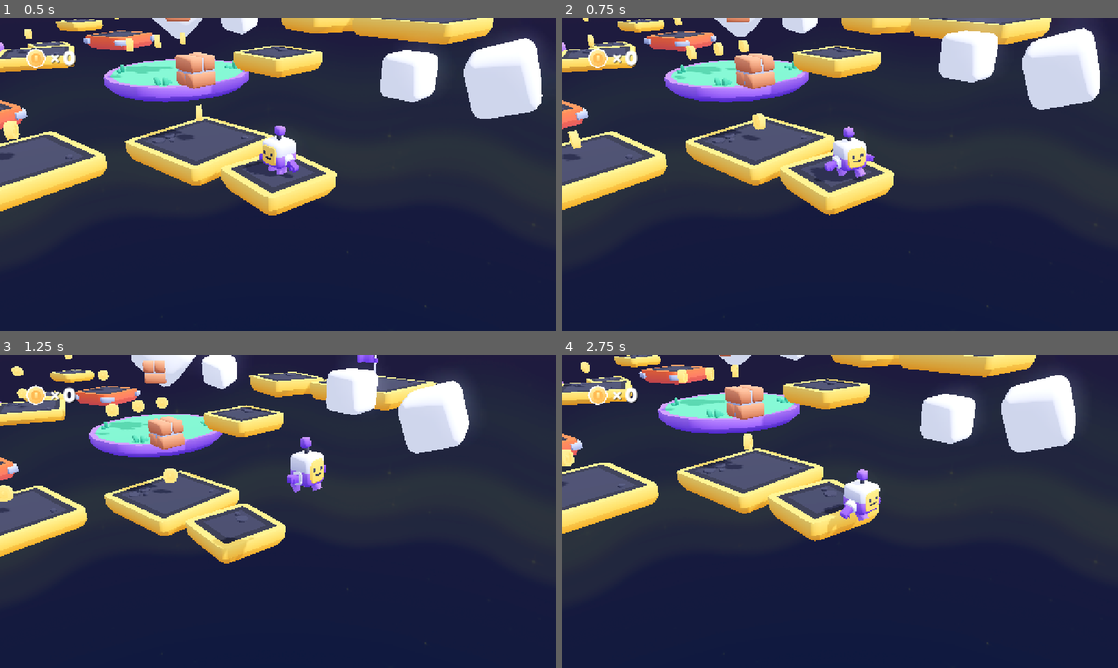
Above: before the commit, frames 1-4 (two rows, left to right).
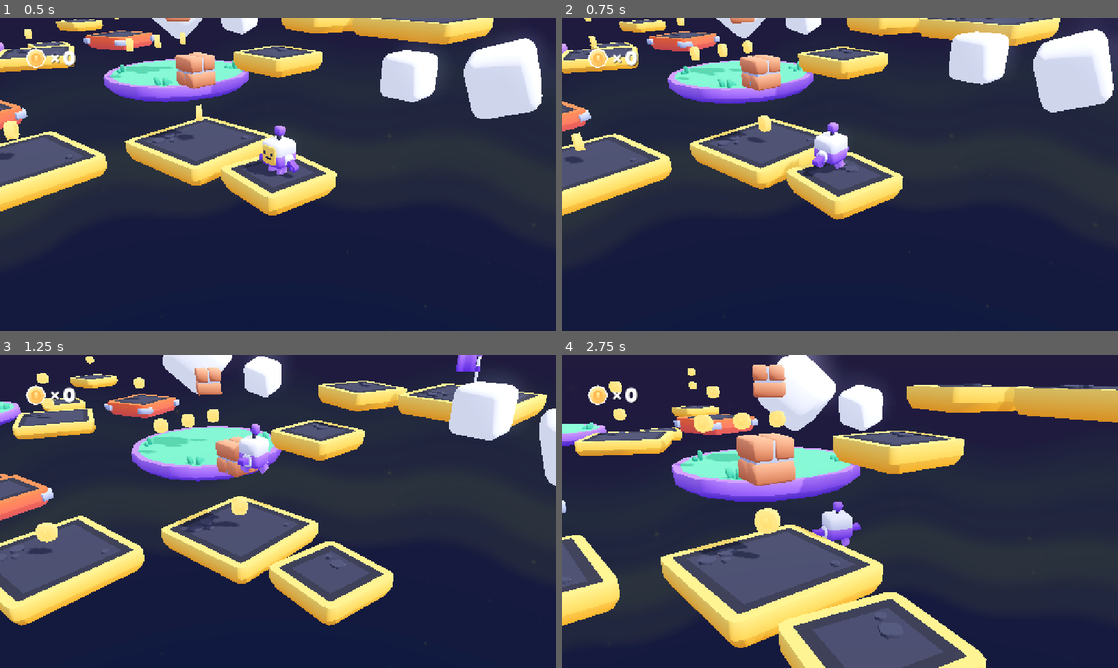
Above: after the commit, the same moments.

Repository: ManOfDuck/GameU-3d-platformer
Game: Godot game, scene res://scenes/main.tscn
Same seed, same stepped clock (60 frames per second), same inputs: the game is played once before the commit and once after it.
Inputs (mouse positions are in pixels of both pictures, inside the frame that each line leads up to):
- Up to frame 1 (0.5 s): no input
- Up to frame 2 (0.75 s): move the mouse to (962, 158) at 0.52 s; hold D (move_right) from 0.53 s (still down); hold Right mouse button (rotate_camera_uncaptured, bound only af… from 0.53 s (still down); click (962, 158) at 0.67 s
- Up to frame 3 (1.25 s): keep holding D (move_right); keep holding Right mouse button (rotate_camera_uncaptured, bound only af…; tap Space (jump) at 0.77, 1.07 s; tap Shift (toggle_mouse_capture_mode, bound only after the comm… at 0.8 s
- Up to frame 4 (2.75 s): move the mouse to (728, 527) at 1.27 s; release D (move_right) at 1.28 s; release Right mouse button (rotate_camera_uncaptured, bound only af… at 1.28 s; hold S (move_back) 1.28-2.03 s; tap Shift (toggle_mouse_capture_mode, bound only after the comm… at 1.35 s; click (728, 527) at 1.42 s; tap Space (jump) at 1.52, 1.55, 1.82, 2.1 s; move the mouse to (895, 442) at 2.02 s; hold D (move_right) from 2.03 s (still down); hold Right mouse button (rotate_camera_uncaptured, bound only af… from 2.03 s (still down); click (895, 442) at 2.17 s

Frame 1 is identical in both runs. In frame 2, 11% of the frame differs, in the area x 0-100%, y 0-65%; in frame 3, 40%; in frame 4, 48%, in the area x 0-100%, y 0-100%.

Commit message:
Improve camera controls

Diff:
--- a/objects/player.tscn
+++ b/objects/player.tscn
@@ -46,6 +46,21 @@
 
 [node name="Character" parent="." instance=ExtResource("2_nero3")]
 
+[node name="leg-left" parent="Character/character/root" index="0"]
+transform = Transform3D(1.0000001, 0, 0, 0, 1, 0, 0, 0, 1.0000001, 0.125, 0.17625, -0.02375)
+
+[node name="leg-right" parent="Character/character/root" index="1"]
+transform = Transform3D(1.0000001, 0, 0, 0, 1, 0, 0, 0, 1.0000001, -0.125, 0.17625, -0.023750002)
+
+[node name="torso" parent="Character/character/root" index="2"]
+transform = Transform3D(1, 0, 0, 0, 0.9999993, 0, 0, 0, 0.9999993, -1.80478e-15, 0.17625, -0.02375)
+
+[node name="arm-left" parent="Character/character/root/torso" index="0"]
+transform = Transform3D(0.70710695, 0.70710695, 0, -0.70710695, 0.70710695, 0, 0, 0, 1, 0.3, 0.175, 0)
+
+[node name="arm-right" parent="Character/character/root/torso" index="1"]
+transform = Transform3D(0.70710695, -0.70710695, 0, 0.70710695, 0.70710695, 0, 0, 0, 1, -0.3, 0.1195, 0)
+
 [node name="Shadow" type="Decal" parent="."]
 transform = Transform3D(1, 0, 0, 0, 1, 0, 0, 0, 1, 0, -0.9, 0)
 size = Vector3(1, 2, 1)
@@ -73,7 +88,7 @@
 
 [node name="View" type="Node3D" parent="CameraHolder" node_paths=PackedStringArray("target")]
 unique_name_in_owner = true
-transform = Transform3D(1, 0, 0, 0, 1, 0, 0, 0, 1, 0, 1.8580446, 0)
+transform = Transform3D(-0.99999994, 0, -8.742277e-08, 0, 1, 0, 8.742277e-08, 0, -0.99999994, 0, 2.7162852, -2.5072398)
 script = ExtResource("6_3rerk")
 target = NodePath("../..")
 
--- a/project.godot
+++ b/project.godot
@@ -43,53 +43,58 @@
 "deadzone": 0.25,
 "events": [Object(InputEventKey,"resource_local_to_scene":false,"resource_name":"","device":-1,"window_id":0,"alt_press …(192 unchanged characters)…
 , Object(InputEventJoypadMotion,"resource_local_to_scene":false,"resource_name":"","device":-1,"axis":0,"axis_value":1.0,"script":null)
+, Object(InputEventKey,"resource_local_to_scene":false,"resource_name":"","device":-1,"window_id":0,"alt_pressed":false,"shift_pressed":false,"ctrl_pressed":false,"meta_pressed":false,"pressed":false,"keycode":0,"physical_keycode":4194321,"key_label":0,"unicode":0,"location":0,"echo":false,"script":null)
 ]
 }
 move_left={
 "deadzone": 0.25,
 "events": [Object(InputEventKey,"resource_local_to_scene":false,"resource_name":"","device":-1,"window_id":0,"alt_press …(191 unchanged characters)…
 , Object(InputEventJoypadMotion,"resource_local_to_scene":false,"resource_name":"","device":-1,"axis":0,"axis_value":-1.0,"script":null)
+, Object(InputEventKey,"resource_local_to_scene":false,"resource_name":"","device":-1,"window_id":0,"alt_pressed":false,"shift_pressed":false,"ctrl_pressed":false,"meta_pressed":false,"pressed":false,"keycode":0,"physical_keycode":4194319,"key_label":0,"unicode":0,"location":0,"echo":false,"script":null)
 ]
 }
 move_forward={
 "deadzone": 0.25,
 "events": [Object(InputEventKey,"resource_local_to_scene":false,"resource_name":"","device":-1,"window_id":0,"alt_press …(192 unchanged characters)…
 , Object(InputEventJoypadMotion,"resource_local_to_scene":false,"resource_name":"","device":-1,"axis":1,"axis_value":-1.0,"script":null)
+, Object(InputEventKey,"resource_local_to_scene":false,"resource_name":"","device":-1,"window_id":0,"alt_pressed":false,"shift_pressed":false,"ctrl_pressed":false,"meta_pressed":false,"pressed":false,"keycode":0,"physical_keycode":4194320,"key_label":0,"unicode":0,"location":0,"echo":false,"script":null)
 ]
 }
 move_back={
 "deadzone": 0.25,
 "events": [Object(InputEventKey,"resource_local_to_scene":false,"resource_name":"","device":-1,"window_id":0,"alt_press …(192 unchanged characters)…
 , Object(InputEventJoypadMotion,"resource_local_to_scene":false,"resource_name":"","device":-1,"axis":1,"axis_value":1.0,"script":null)
+, Object(InputEventKey,"resource_local_to_scene":false,"resource_name":"","device":-1,"window_id":0,"alt_pressed":false,"shift_pressed":false,"ctrl_pressed":false,"meta_pressed":false,"pressed":false,"keycode":0,"physical_keycode":4194322,"key_label":0,"unicode":0,"location":0,"echo":false,"script":null)
 ]
 }
 jump={
 "deadzone": 0.5,
 "events": [Object(InputEventKey,"resource_local_to_scene":false,"resource_name":"","device":-1,"window_id":0,"alt_press …(191 unchanged characters)…
 , Object(InputEventJoypadButton,"resource_local_to_scene":false,"resource_name":"","device":-1,"button_index":1,"pressure":0.0,"pressed":true,"script":null)
+, Object(InputEventJoypadButton,"resource_local_to_scene":false,"resource_name":"","device":-1,"button_index":0,"pressure":0.0,"pressed":false,"script":null)
 ]
 }
 camera_left={
 "deadzone": 0.5,
-"events": [Object(InputEventKey,"resource_local_to_scene":fa …(140 unchanged characters)… d":false,"keycode":0,"physical_keycode":4194319,"key_label":0,"unicode":0,"location":0,"echo":false,"script":null)
+"events": [Object(InputEventKey,"resource_local_to_scene":fa …(140 unchanged characters)… d":false,"keycode":0,"physical_keycode":74,"key_label":0,"unicode":106,"location":0,"echo":false,"script":null)
 , Object(InputEventJoypadMotion,"resource_local_to_scene":false,"resource_name":"","device":-1,"axis":2,"axis_value":-1.0,"script":null)
 ]
 }
 camera_right={
 "deadzone": 0.5,
-"events": [Object(InputEventKey,"resource_local_to_scene":fa …(140 unchanged characters)… d":false,"keycode":0,"physical_keycode":4194321,"key_label":0,"unicode":0,"location":0,"echo":false,"script":null)
+"events": [Object(InputEventKey,"resource_local_to_scene":fa …(140 unchanged characters)… d":false,"keycode":0,"physical_keycode":76,"key_label":0,"unicode":108,"location":0,"echo":false,"script":null)
 , Object(InputEventJoypadMotion,"resource_local_to_scene":false,"resource_name":"","device":-1,"axis":2,"axis_value":1.0,"script":null)
 ]
 }
 camera_up={
 "deadzone": 0.5,
-"events": [Object(InputEventKey,"resource_local_to_scene":fa …(140 unchanged characters)… d":false,"keycode":0,"physical_keycode":4194320,"key_label":0,"unicode":0,"location":0,"echo":false,"script":null)
+"events": [Object(InputEventKey,"resource_local_to_scene":fa …(140 unchanged characters)… d":false,"keycode":0,"physical_keycode":73,"key_label":0,"unicode":105,"location":0,"echo":false,"script":null)
 , Object(InputEventJoypadMotion,"resource_local_to_scene":false,"resource_name":"","device":-1,"axis":3,"axis_value":-1.0,"script":null)
 ]
 }
 camera_down={
 "deadzone": 0.5,
-"events": [Object(InputEventKey,"resource_local_to_scene":fa …(140 unchanged characters)… d":false,"keycode":0,"physical_keycode":4194322,"key_label":0,"unicode":0,"location":0,"echo":false,"script":null)
+"events": [Object(InputEventKey,"resource_local_to_scene":fa …(140 unchanged characters)… d":false,"keycode":0,"physical_keycode":75,"key_label":0,"unicode":107,"location":0,"echo":false,"script":null)
 , Object(InputEventJoypadMotion,"resource_local_to_scene":false,"resource_name":"","device":-1,"axis":3,"axis_value":1.0,"script":null)
 ]
 }
@@ -97,12 +102,29 @@
 "deadzone": 0.5,
 "events": [Object(InputEventKey,"resource_local_to_scene":false,"resource_name":"","device":-1,"window_id":0,"alt_press …(196 unchanged characters)…
 , Object(InputEventJoypadMotion,"resource_local_to_scene":false,"resource_name":"","device":-1,"axis":5,"axis_value":1.0,"script":null)
+, Object(InputEventMouseButton,"resource_local_to_scene":false,"resource_name":"","device":-1,"window_id":0,"alt_pressed":false,"shift_pressed":false,"ctrl_pressed":false,"meta_pressed":false,"button_mask":0,"position":Vector2(0, 0),"global_position":Vector2(0, 0),"factor":1.0,"button_index":4,"canceled":false,"pressed":false,"double_click":false,"script":null)
 ]
 }
 zoom_out={
 "deadzone": 0.5,
 "events": [Object(InputEventKey,"resource_local_to_scene":false,"resource_name":"","device":-1,"window_id":0,"alt_press …(196 unchanged characters)…
 , Object(InputEventJoypadMotion,"resource_local_to_scene":false,"resource_name":"","device":-1,"axis":4,"axis_value":1.0,"script":null)
+, Object(InputEventMouseButton,"resource_local_to_scene":false,"resource_name":"","device":-1,"window_id":0,"alt_pressed":false,"shift_pressed":false,"ctrl_pressed":false,"meta_pressed":false,"button_mask":0,"position":Vector2(0, 0),"global_position":Vector2(0, 0),"factor":1.0,"button_index":5,"canceled":false,"pressed":false,"double_click":false,"script":null)
+]
+}
+free_mouse={
+"deadzone": 0.2,
+"events": [Object(InputEventKey,"resource_local_to_scene":false,"resource_name":"","device":-1,"window_id":0,"alt_pressed":false,"shift_pressed":false,"ctrl_pressed":false,"meta_pressed":false,"pressed":false,"keycode":0,"physical_keycode":4194305,"key_label":0,"unicode":0,"location":0,"echo":false,"script":null)
+]
+}
+rotate_camera_uncaptured={
+"deadzone": 0.2,
+"events": [Object(InputEventMouseButton,"resource_local_to_scene":false,"resource_name":"","device":-1,"window_id":0,"alt_pressed":false,"shift_pressed":false,"ctrl_pressed":false,"meta_pressed":false,"button_mask":2,"position":Vector2(70, 14),"global_position":Vector2(79, 62),"factor":1.0,"button_index":2,"canceled":false,"pressed":true,"double_click":false,"script":null)
+]
+}
+toggle_mouse_capture_mode={
+"deadzone": 0.2,
+"events": [Object(InputEventKey,"resource_local_to_scene":false,"resource_name":"","device":-1,"window_id":0,"alt_pressed":false,"shift_pressed":false,"ctrl_pressed":false,"meta_pressed":false,"pressed":false,"keycode":0,"physical_keycode":4194325,"key_label":0,"unicode":0,"location":0,"echo":false,"script":null)
 ]
 }
 
--- a/scenes/demo.tscn
+++ b/scenes/demo.tscn
@@ -1,6 +1,7 @@
-[gd_scene load_steps=2 format=3 uid="uid://mhmwbrtklr6g"]
+[gd_scene load_steps=3 format=3 uid="uid://mhmwbrtklr6g"]
 
 [ext_resource type="PackedScene" uid="uid://dl2ed4gkybggf" path="res://objects/player.tscn" id="1_tqfh0"]
+[ext_resource type="PackedScene" uid="uid://e64a4omgpcs" path="res://models/coin.glb" id="2_ba4lm"]
 
 [node name="Demo" type="Node3D"]
 
@@ -10,3 +11,6 @@
 transform = Transform3D(1, 0, 0, 0, 1, 0, 0, 0, 1, 0.25463867, -7.115143, 0.8270111)
 use_collision = true
 size = Vector3(4.112793, 15.230286, 6.0207214)
+
+[node name="coin" parent="." instance=ExtResource("2_ba4lm")]
+transform = Transform3D(1, 0, 0, 0, 1, 0, 0, 0, 1, 0.37253523, 1.0330052, 2.125668)
--- a/scripts/player.gd
+++ b/scripts/player.gd
@@ -56,10 +56,10 @@
 	if position.y < -10:
 		get_tree().reload_current_scene()
 
-	# Animation for scale (jumping and landing)
+	# Move our model towards its default scale
 	model.scale = model.scale.lerp(Vector3(1, 1, 1), delta * 10)
 
-	# Animation when landing
+	# If we just landed, squish our model a bit!
 	if is_on_floor() and gravity > 2 and !previously_floored:
 		model.scale = Vector3(1.25, 0.75, 1.25)
 		Audio.play("res://sounds/land.ogg")
@@ -68,20 +68,20 @@
 
 # Handle movement input
 func handle_controls(delta):
-	# Movement
+	# This creates an "arrow" (Vector3) called "input" and tells Godot to read the player's input
 	var input := Vector3.ZERO
-
 	input.x = Input.get_axis("move_left", "move_right")
 	input.z = Input.get_axis("move_forward", "move_back")
 
+	# This is a little weird, it rotates the "arrow" to face the direction of the camera
+	# We do this so that pressing Up/W makes you walk away from the camera, not always to the north.
 	input = input.rotated(Vector3.UP, view.rotation.y)
+	input = input.normalized()
 
-	if input.length() > 1:
-		input = input.normalized()
-
+	# Update movement_velocity, for use later in physics_process()
 	movement_velocity = input * movement_speed * delta
 
-	# Jumping
+	# If the player pressed the jump button and we still have a jump left, call jump()
 	if Input.is_action_just_pressed("jump"):
 		if jump_single or jump_double:
 			jump()
--- a/scripts/view.gd
+++ b/scripts/view.gd
@@ -11,32 +11,31 @@
 @export_group("Rotation")
 @export var rotation_speed = 120
 
+@export_group("Mouse_settings")
+@export var capture_mouse := true
+@export var mouse_sens = 0.1
+
 var camera_rotation:Vector3
 var zoom = 10
 
 @onready var camera = $Camera
 
 func _ready():
-
 	camera_rotation = rotation_degrees # Initial rotation
 
-	pass
 
 func _physics_process(delta):
-	# Set position and rotation to targets
-
+	# Set position and rotation to target's
 	self.position = self.position.lerp(target.position, delta * 4)
 	rotation_degrees = rotation_degrees.lerp(camera_rotation, delta * 6)
 
 	camera.position = camera.position.lerp(Vector3(0, 0, zoom), 8 * delta)
 
-	handle_input(delta)
+	handle_joystick_input(delta)
 
-# Handle input
-func handle_input(delta):
-
+# Joystick input
+func handle_joystick_input(delta):
 	# Rotation
-
 	var input := Vector3.ZERO
 
 	input.y = Input.get_axis("camera_left", "camera_right")
@@ -46,6 +45,34 @@
 	camera_rotation.x = clamp(camera_rotation.x, -80, -10)
 
 	# Zooming
-
 	zoom += Input.get_axis("zoom_in", "zoom_out") * zoom_speed * delta
 	zoom = clamp(zoom, zoom_maximum, zoom_minimum)
+
+
+# Mouse input
+func _input(event: InputEvent) -> void:
+	# Read mouse input if the mouse is invisible (captured)
+	if event is InputEventMouseMotion:
+		if Input.mouse_mode == Input.MOUSE_MODE_CAPTURED:
+			# Apply the motion to the camera's rotation
+			var mouse_rotation := Vector3.ZERO
+			mouse_rotation.y = -event.screen_relative.x
+			mouse_rotation.x = -event.screen_relative.y
+			camera_rotation += mouse_rotation * mouse_sens
+			camera_rotation.x = clamp(camera_rotation.x, -80, -10)
+
+	# If shift is pressed, toggle the mouse mode (shift-lock)
+	if Input.is_action_just_pressed("toggle_mouse_capture_mode"):
+		capture_mouse = not capture_mouse
+		Input.mouse_mode = Input.MOUSE_MODE_VISIBLE
+	if capture_mouse:
+		# When we click, capture the mouse (depending on mouse mode)
+		if Input.is_mouse_button_pressed(MOUSE_BUTTON_LEFT):
+			Input.mouse_mode = Input.MOUSE_MODE_CAPTURED
+	else:
+		# Set the mouse mode based on if right-click is held (depnding on mouse mode)
+		Input.mouse_mode = Input.MOUSE_MODE_CAPTURED if Input.is_action_pressed("rotate_camera_uncaptured") else Input.MOUSE_MODE_VISIBLE
+
+	# Free the mouse if escape is pressed in any mode
+	if event.is_action_pressed("free_mouse"):
+		Input.mouse_mode = Input.MOUSE_MODE_VISIBLE
